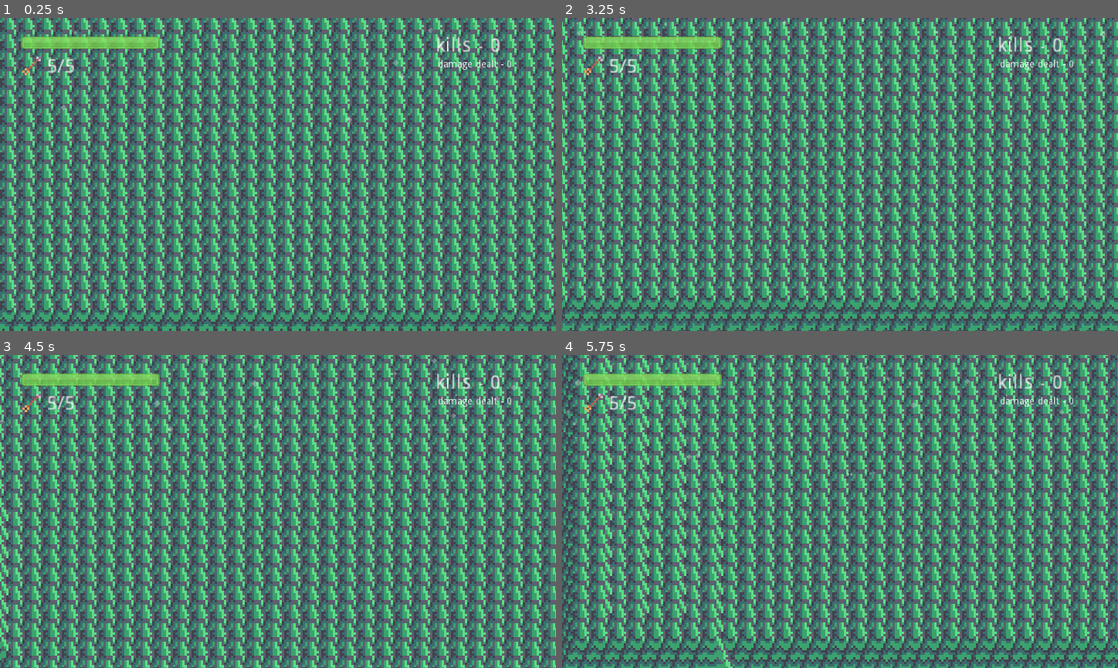
Above: before the commit, frames 1-4 (two rows, left to right).
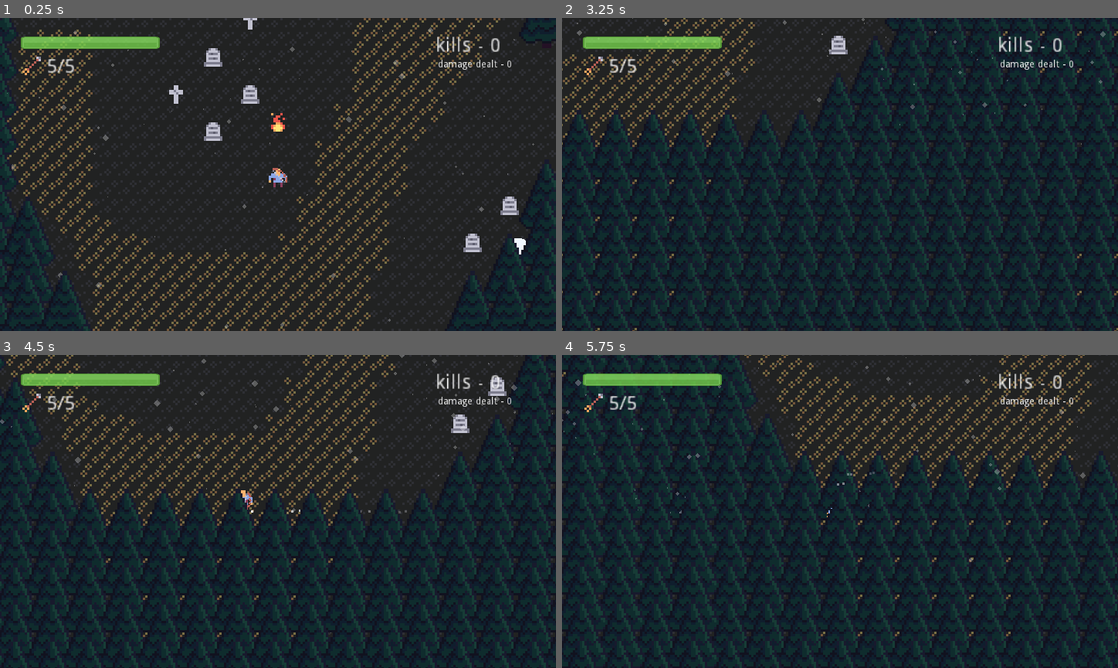
Above: after the commit, the same moments.

Repository: Ariorick/ArcherGame
Game: Godot game, scene res://src/Main.tscn
Same seed, same stepped clock (60 frames per second), same inputs: the game is played once before the commit and once after it.
Inputs (mouse positions are in pixels of both pictures, inside the frame that each line leads up to):
- Up to frame 1 (0.25 s): no input
- Up to frame 2 (3.25 s): move the mouse to (962, 158) at 0.52 s; hold Right (right) 0.53-1.28 s; click (962, 158) at 0.6 s; move the mouse to (728, 190) at 1.27 s; hold Down (down) 1.28-2.03 s; tap Space (dash) at 1.35 s; move the mouse to (895, 105) at 2.02 s; hold Right (right) 2.03-2.78 s; right-click (895, 105) at 2.1 s; move the mouse to (812, 237) at 2.77 s; hold Up (up) from 2.78 s (still down); click (812, 237) at 2.85 s
- Up to frame 3 (4.5 s): move the mouse to (444, 558) at 3.52 s; release Up (up) at 3.53 s; hold Left (left) from 3.53 s (still down); tap Space (dash) at 3.6 s; move the mouse to (111, 464) at 4.27 s; right-click (111, 464) at 4.35 s
- Up to frame 4 (5.75 s): move the mouse to (867, 511) at 5.02 s; release Left (left) at 5.03 s; hold Down (down) from 5.03 s (still down); click (867, 511) at 5.1 s

The runs differ from the first frame. In frame 1, 99% of the frame differs, in the area x 0-100%, y 0-100%; in frame 2, 99%; in frame 3, 99%; in frame 4, 99%.

Commit message:
refactored circle as separate scene

Diff:
--- a/project.godot
+++ b/project.godot
@@ -14,15 +14,30 @@
 "language": "GDScript",
 "path": "res://src/Weapons/Arrow.gd"
 }, {
+"base": "Area2D",
+"class": "BaseTree",
+"language": "GDScript",
+"path": "res://src/Level/BaseTree.gd"
+}, {
 "base": "Node",
 "class": "Brain",
 "language": "GDScript",
 "path": "res://src/Enemy/Base/Brain.gd"
 }, {
+"base": "Node2D",
+"class": "Circle",
+"language": "GDScript",
+"path": "res://src/MapCreator/Circle.gd"
+}, {
+"base": "Node2D",
+"class": "CircleMap",
+"language": "GDScript",
+"path": "res://src/Level/CircleMap.gd"
+}, {
 "base": "Reference",
-"class": "Circle",
-"language": "GDScript",
-"path": "res://src/MapCreator/Circle.gd"
+"class": "CircleRes",
+"language": "GDScript",
+"path": "res://src/MapCreator/CircleRes.gd"
 }, {
 "base": "Node2D",
 "class": "EnemyAction",
@@ -123,11 +138,19 @@
 "class": "Skelly",
 "language": "GDScript",
 "path": "res://src/Enemy/Skelly/Skelly.gd"
+}, {
+"base": "Area2D",
+"class": "TreeDetector",
+"language": "GDScript",
+"path": "res://src/MapCreator/TreeDetector.gd"
 } ]
 _global_script_class_icons={
 "Arrow": "",
+"BaseTree": "",
 "Brain": "",
 "Circle": "",
+"CircleMap": "",
+"CircleRes": "",
 "EnemyAction": "",
 "EnemyBase": "",
 "FCT": "",
@@ -147,7 +170,8 @@
 "PlayerInput": "",
 "PlayerPullAction": "",
 "Sensors": "",
-"Skelly": ""
+"Skelly": "",
+"TreeDetector": ""
 }
 
 [application]
@@ -269,6 +293,7 @@
 2d_render/layer_5="enemy_hitbox"
 2d_render/layer_6="enemy_damage_area"
 2d_render/layer_7="player_pick_area"
+2d_render/layer_10="tree"
 
 [physics]
 
--- a/src/GameManager/EnemySpawner.gd
+++ b/src/GameManager/EnemySpawner.gd
@@ -38,7 +38,7 @@
 		enemy_chance_sum += chance
 
 func _process(delta):
-	update_required_enemy_count()
+#	update_required_enemy_count()
 
 	if GameManager.enemy_count < required_enemy_count:
 		if can_spawn():
--- /dev/null
+++ b/src/Level/BaseTree.gd
@@ -0,0 +1,9 @@
+extends Area2D
+class_name BaseTree
+
+func _ready():
+	pass # Replace with function body.
+
+# 0 to 1 float
+func set_growth(growth: float):
+	$Sprite.scale = Vector2(growth, growth)
--- /dev/null
+++ b/src/Level/BaseTree.tscn
@@ -0,0 +1,20 @@
+[gd_scene load_steps=4 format=2]
+
+[ext_resource path="res://src/Level/BaseTree.gd" type="Script" id=1]
+[ext_resource path="res://assets/Tiles/Tree-0001.png" type="Texture" id=2]
+
+[sub_resource type="CircleShape2D" id=1]
+radius = 1.0
+
+[node name="BaseTree" type="Area2D"]
+modulate = Color( 0.254902, 0.27451, 0.403922, 1 )
+collision_layer = 512
+collision_mask = 0
+script = ExtResource( 1 )
+
+[node name="CollisionShape2D" type="CollisionShape2D" parent="."]
+shape = SubResource( 1 )
+
+[node name="Sprite" type="Sprite" parent="."]
+position = Vector2( 0, -8 )
+texture = ExtResource( 2 )
--- /dev/null
+++ b/src/Level/CircleMap.gd
@@ -0,0 +1,19 @@
+extends Node2D
+class_name CircleMap
+
+var circle_array: Array = Array() # of Circle
+
+func _ready():
+	$CircleMapCreator.create_circles(self)
+	circle_array = get_circles_array()
+	$TestView.draw_map(circle_array)
+
+func get_circles_array() -> Array:
+	var array = Array()
+	for child in get_children():
+		if child is Circle:
+			array.append(child)
+	return array
+
+func is_in_radius(position: Vector2, circle: Circle) -> bool:
+	return position.distance_to(circle.position) < circle.radius
--- /dev/null
+++ b/src/Level/CircleMap.tscn
@@ -0,0 +1,15 @@
+[gd_scene load_steps=4 format=2]
+
+[ext_resource path="res://src/Level/CircleMap.gd" type="Script" id=1]
+[ext_resource path="res://src/MapCreator/CircleMapTestView.gd" type="Script" id=2]
+[ext_resource path="res://src/MapCreator/CircleMapCreator.gd" type="Script" id=3]
+
+[node name="CircleMap" type="Node2D"]
+script = ExtResource( 1 )
+
+[node name="CircleMapCreator" type="Node2D" parent="."]
+script = ExtResource( 3 )
+
+[node name="TestView" type="Node2D" parent="."]
+position = Vector2( 103.693, 55.9817 )
+script = ExtResource( 2 )
--- a/src/Level/PineTree.tscn
+++ /dev/null
@@ -1,9 +0,0 @@
-[gd_scene load_steps=2 format=2]
-
-[ext_resource path="res://assets/Tiles/Tree-0001.png" type="Texture" id=1]
-
-[node name="PineTree" type="Node2D"]
-
-[node name="Sprite" type="Sprite" parent="."]
-position = Vector2( 0, -8 )
-texture = ExtResource( 1 )
--- a/src/Level/TreeManager.gd
+++ b/src/Level/TreeManager.gd
@@ -1,73 +1,30 @@
 extends Node2D
 
-const PineTree  = preload("res://src/Level/PineTree.tscn")
+const BaseTree  = preload("res://src/Level/BaseTree.tscn")
 
 var content: TileMap
-var circle_map: Array
+var circle_map: CircleMap
 var trees: Dictionary # Vector2 to Tree
-
-export var radius: float = 100.0
-
-#func _ready():
-#	$AnimationPlayer.play("TestTrees")
-#
-#func _process(delta):
-#	update_trees()
-
-func update_trees():
-	for cell in trees.keys():
-		var scale = get_scale_for_tree(cell, Circle.new(Vector2.ZERO, radius))
-		trees[cell].scale = Vector2(scale, scale)
 
 func generate(from: Vector2, to: Vector2):
 	for x in range(from.x, to.x):
 		for y in range(from.y, to.y):
-			make_trees_everywhere(x, y)
-
-func make_trees_everywhere(x, y):
-	create_tree_at(x, y)
-
-func make_trees_circles(x, y):
-	var can_place = true
-	for circle in circle_map:
-		if is_in_radius(get_poisiton_for_cell(x, y), circle):
-			can_place = false
-	if can_place:
-		create_tree_at(x, y)
+			create_tree_at(x, y)
 
 func create_tree_at(x, y):
-	var tree = PineTree.instance()
+	if not can_place(x, y):
+		return
+
+	var tree = BaseTree.instance()
 	content.add_child(tree)
 	tree.position = get_poisiton_for_cell(x, y)
 	trees[Vector2(x,y)] = tree
+	print(trees.size())
 
-func is_in_radius(position: Vector2, circle: Circle) -> bool:
-	return position.distance_to(circle.position) < circle.radius
+func can_place(x, y):
+	var xmod = int(abs(x + int(abs(y)) % 2)) % 2
+	var ymod2 = int(abs(y)) % 2
+	return xmod + ymod2 == 0
 
 func get_poisiton_for_cell(x, y):
 	return content.cell_size * Vector2(x, y) + content.cell_size * Vector2(0.5, 1)
-
-func get_scale_for_tree(cell: Vector2, circle: Circle) -> float:
-	var pos = get_poisiton_for_cell(cell.x, cell.y)
-	var distance = pos.distance_to(circle.position)
-
-	var scale = distance / circle.radius
-
-	var min_growth_distance := 1.0
-	var max_growth_distance := 1.1
-	var scale_between = (max_growth_distance * circle.radius - distance) / (max_growth_distance - min_growth_distance) / circle.radius
-
-	if scale < min_growth_distance:
-		return 0.0
-	elif scale > max_growth_distance:
-		return 1.0
-	else:
-		return 1 - scale_between
-
-#func make_trees_map(x, y, value, value2):
-#	if value > TREE_CAP:
-#		var xmod = int(abs(x + int(abs(y)) % 9)) % 12
-#		var ymod = int(abs(y)) % 6
-#		var can_place = xmod + ymod == 0
-#		if can_place:
-#			create_tree_at(x, y)
--- a/src/Level/World.gd
+++ b/src/Level/World.gd
@@ -11,7 +11,7 @@
 	var to = (chunk + Vector2(1, 1)) * chunk_size
 	$Background.generate(from, to)
 	$TreeManager.generate(from, to)
-	$TreeManager.circle_map = $CircleMapCreator.get_map()
+	$TreeManager.circle_map = $CircleMap
 
 func get_player():
 	return $Content/Player
--- a/src/Level/World.tscn
+++ b/src/Level/World.tscn
@@ -7,7 +7,7 @@
 [ext_resource path="res://assets/Tiles/tile_0061.png" type="Texture" id=5]
 [ext_resource path="res://assets/Tiles/tile_0107.png" type="Texture" id=6]
 [ext_resource path="res://assets/Tiles/tile_0106.png" type="Texture" id=7]
-[ext_resource path="res://src/MapCreator/CircleMapCreator.tscn" type="PackedScene" id=8]
+[ext_resource path="res://src/Level/CircleMap.tscn" type="PackedScene" id=8]
 [ext_resource path="res://src/Level/TreeManager.gd" type="Script" id=9]
 [ext_resource path="res://src/Level/Background.gd" type="Script" id=10]
 
@@ -85,23 +85,6 @@
 3/shapes = [  ]
 3/z_index = 0
 
-[sub_resource type="Animation" id=3]
-resource_name = "TestTrees"
-length = 2.0
-loop = true
-tracks/0/type = "value"
-tracks/0/path = NodePath(".:radius")
-tracks/0/interp = 1
-tracks/0/loop_wrap = true
-tracks/0/imported = false
-tracks/0/enabled = true
-tracks/0/keys = {
-"times": PoolRealArray( 0, 1, 2 ),
-"transitions": PoolRealArray( 1, 1, 1 ),
-"update": 0,
-"values": [ 200.0, 10.0, 200.0 ]
-}
-
 [node name="World" type="Node2D"]
 script = ExtResource( 3 )
 
@@ -127,8 +110,6 @@
 [node name="TreeManager" type="Node2D" parent="."]
 script = ExtResource( 9 )
 
-[node name="AnimationPlayer" type="AnimationPlayer" parent="TreeManager"]
-playback_speed = 0.1
-anims/TestTrees = SubResource( 3 )
+[node name="CircleMap" parent="." instance=ExtResource( 8 )]
 
-[node name="CircleMapCreator" parent="." instance=ExtResource( 8 )]
+[node name="Sequence" type="Node2D" parent="."]
--- a/src/Main.gd
+++ b/src/Main.gd
@@ -2,7 +2,7 @@
 
 var prev_camera_pos = Vector2()
 
-var chunk_size := Vector2(2, 2) # cells
+var chunk_size := Vector2(3, 3) # cells
 var cell_size_px := Vector2(8, 8)
 var chunk_size_px := chunk_size * cell_size_px
 var map_cells := Dictionary()
--- a/src/Main.tscn
+++ b/src/Main.tscn
@@ -1,6 +1,5 @@
-[gd_scene load_steps=5 format=2]
+[gd_scene load_steps=4 format=2]
 
-[ext_resource path="res://src/MapCreator/CircleMapCreator.tscn" type="PackedScene" id=1]
 [ext_resource path="res://src/Level/World.tscn" type="PackedScene" id=2]
 [ext_resource path="res://src/Main.gd" type="Script" id=3]
 [ext_resource path="res://src/UI/Ui.tscn" type="PackedScene" id=4]
@@ -13,5 +12,3 @@
 [node name="World" parent="." instance=ExtResource( 2 )]
 
 [node name="PlayerPosition" type="Node2D" parent="."]
-
-[node name="CircleMapCreator" parent="." instance=ExtResource( 1 )]
--- a/src/MapCreator/Circle.gd
+++ b/src/MapCreator/Circle.gd
@@ -1,12 +1,22 @@
+extends Node2D
 class_name Circle
 
-# const
-var position: Vector2
+
 var radius: float
-# var
-var id: int
-var current_radius
+export var current_radius: float
 
-func _init(position: Vector2, radius: float):
-	self.position = position
+func _ready():
+#	$AnimationPlayer.play("TestRadius")
+	pass
+
+func _process(delta):
+	$TreeDetector.update_trees(current_radius)
+
+func set_radius(radius: float):
 	self.radius = radius
+	$TreeDetector/CollisionShape2D.shape.radius = radius
+	set_current_radius(radius)
+
+func set_current_radius(radius: float):
+	current_radius = radius
+	$TreeDetector.update_trees(radius)
--- /dev/null
+++ b/src/MapCreator/Circle.tscn
@@ -0,0 +1,50 @@
+[gd_scene load_steps=7 format=2]
+
+[ext_resource path="res://src/MapCreator/Circle.gd" type="Script" id=1]
+[ext_resource path="res://assets/Tiles/tile_0120.png" type="Texture" id=2]
+[ext_resource path="res://src/MapCreator/TreeDetector.gd" type="Script" id=3]
+
+[sub_resource type="CircleShape2D" id=1]
+radius = 30.0
+
+[sub_resource type="CircleShape2D" id=2]
+radius = 100.0
+
+[sub_resource type="Animation" id=3]
+resource_name = "TestRadius"
+length = 4.0
+loop = true
+tracks/0/type = "value"
+tracks/0/path = NodePath(".:current_radius")
+tracks/0/interp = 1
+tracks/0/loop_wrap = true
+tracks/0/imported = false
+tracks/0/enabled = true
+tracks/0/keys = {
+"times": PoolRealArray( 0, 2.1, 4 ),
+"transitions": PoolRealArray( 1, 1, 1 ),
+"update": 0,
+"values": [ 100.0, 0.0, 100.0 ]
+}
+
+[node name="Circle" type="Node2D"]
+script = ExtResource( 1 )
+
+[node name="Sprite" type="Sprite" parent="."]
+texture = ExtResource( 2 )
+
+[node name="PlayerDetector" type="Area2D" parent="."]
+
+[node name="CollisionShape2D" type="CollisionShape2D" parent="PlayerDetector"]
+shape = SubResource( 1 )
+
+[node name="TreeDetector" type="Area2D" parent="."]
+collision_layer = 0
+collision_mask = 512
+script = ExtResource( 3 )
+
+[node name="CollisionShape2D" type="CollisionShape2D" parent="TreeDetector"]
+shape = SubResource( 2 )
+
+[node name="AnimationPlayer" type="AnimationPlayer" parent="."]
+anims/TestRadius = SubResource( 3 )
--- a/src/MapCreator/CircleMapCreator.gd
+++ b/src/MapCreator/CircleMapCreator.gd
@@ -1,4 +1,6 @@
 extends Node2D
+
+const Circle = preload("res://src/MapCreator/Circle.tscn")
 
 const map_scale := 10.0
 const DEF_SIZE = 12 * map_scale
@@ -8,31 +10,26 @@
 var DEF_TO_BIG_CENTER = get_def_to_big_center(DEF_SIZE, BIG_SIZE)
 var DEF_TO_BIG_DIAGONAL = get_diagonal(DEF_SIZE, BIG_SIZE)
 
-var testMap = [
-	Circle.new(Vector2(0, 0), DEF_SIZE),
+var test_map = [
+	CircleRes.new(Vector2(0, 0), DEF_SIZE)
 
-	Circle.new(Vector2(-DEF_DIAGONAL, -DEF_DIAGONAL), DEF_SIZE),
-	Circle.new(Vector2(DEF_DIAGONAL, -DEF_DIAGONAL), DEF_SIZE),
-
-	Circle.new(Vector2(0, -DEF_DIAGONAL * 2 ), DEF_SIZE),
-
-	Circle.new(Vector2(-DEF_DIAGONAL, -DEF_DIAGONAL * 3), DEF_SIZE),
-	Circle.new(Vector2(DEF_DIAGONAL, - DEF_DIAGONAL * 3), DEF_SIZE),
-
-	Circle.new(Vector2(0, -DEF_DIAGONAL * 3 - DEF_TO_BIG_CENTER), BIG_SIZE),
+#	CircleRes.new(Vector2(-DEF_DIAGONAL, -DEF_DIAGONAL), DEF_SIZE),
+#	CircleRes.new(Vector2(DEF_DIAGONAL, -DEF_DIAGONAL), DEF_SIZE),
+#
+#	CircleRes.new(Vector2(0, -DEF_DIAGONAL * 2 ), DEF_SIZE),
+#
+#	CircleRes.new(Vector2(-DEF_DIAGONAL, -DEF_DIAGONAL * 3), DEF_SIZE),
+#	CircleRes.new(Vector2(DEF_DIAGONAL, - DEF_DIAGONAL * 3), DEF_SIZE),
+#
+#	CircleRes.new(Vector2(0, -DEF_DIAGONAL * 3 - DEF_TO_BIG_CENTER), BIG_SIZE),
 ]
 
-func _ready():
-	set_ids_to_circles(testMap)
-	$TestView.draw_map(testMap)
-	pass
-
-func get_map() -> Array:
-	return testMap
-
-func set_ids_to_circles(map: Array):
-	for id in map.size():
-		map[id].id = id
+func create_circles(parent: Node2D):
+	for circle_res in test_map:
+		var circle = Circle.instance()
+		parent.add_child(circle)
+		circle.position = circle_res.position
+		circle.set_radius(circle_res.radius)
 
 func get_diagonal(radius1, radius2) -> float:
 	return sqrt(radius1 * radius1 + radius2 * radius2)
--- a/src/MapCreator/CircleMapCreator.tscn
+++ b/src/MapCreator/CircleMapCreator.tscn
@@ -1,18 +1,6 @@
-[gd_scene load_steps=3 format=2]
+[gd_scene load_steps=2 format=2]
 
 [ext_resource path="res://src/MapCreator/CircleMapCreator.gd" type="Script" id=1]
-[ext_resource path="res://src/MapCreator/TestView.gd" type="Script" id=2]
 
 [node name="CircleMapCreator" type="Node2D"]
 script = ExtResource( 1 )
-
-[node name="TestView" type="Control" parent="."]
-visible = false
-margin_left = 128.656
-margin_top = 88.7662
-margin_right = 215.656
-margin_bottom = 179.766
-script = ExtResource( 2 )
-__meta__ = {
-"_edit_use_anchors_": false
-}
--- /dev/null
+++ b/src/MapCreator/CircleMapTestView.gd
@@ -0,0 +1,19 @@
+extends Node2D
+
+var map: Array
+var map_scale: float
+
+# Array of Circles
+func draw_map(map: Array):
+	self.map = map
+	var max_value = 1000
+	for circle in map:
+		max_value = min(circle.position.y, max_value)
+	if max_value == 0:
+		max_value = 1000
+	map_scale = -50.0 / max_value
+	print(map_scale)
+
+func _draw():
+	for circle in map:
+		draw_circle(circle.position * map_scale, circle.radius * map_scale, Color.aliceblue)
--- /dev/null
+++ b/src/MapCreator/CircleRes.gd
@@ -0,0 +1,8 @@
+class_name CircleRes
+
+var position: Vector2
+var radius: float
+
+func _init(position: Vector2, radius: float):
+	self.position = position
+	self.radius = radius
--- a/src/MapCreator/TestView.gd
+++ /dev/null
@@ -1,11 +0,0 @@
-extends Control
-
-var map: Array
-
-# Array of Circles
-func draw_map(map: Array):
-	self.map = map
-
-func _draw():
-	for circle in map:
-		draw_circle(circle.position, circle.radius, Color.aliceblue)
--- /dev/null
+++ b/src/MapCreator/TreeDetector.gd
@@ -0,0 +1,31 @@
+extends Area2D
+class_name TreeDetector
+
+var trees: Array
+
+func get_trees():
+	if trees == null or trees.empty():
+		for node in get_overlapping_areas():
+			if node is BaseTree:
+				trees.append(node)
+	return trees
+
+func update_trees(current_radius: float):
+	for tree in get_trees():
+		tree.set_growth(get_scale_for_tree(tree.global_position, current_radius))
+
+
+func get_scale_for_tree(pos: Vector2, radius) -> float:
+	var distance = pos.distance_to(global_position)
+	var scale = distance / radius
+
+	var min_growth_distance := 1.0
+	var max_growth_distance := 1.3
+	var scale_between = (max_growth_distance * radius - distance) / (max_growth_distance - min_growth_distance) / radius
+
+	if scale < min_growth_distance:
+		return 0.0
+	elif scale > max_growth_distance:
+		return 1.0
+	else:
+		return 1 - scale_between
Not shown: 1 places in src/Level/World.tscn that only renumber resources
